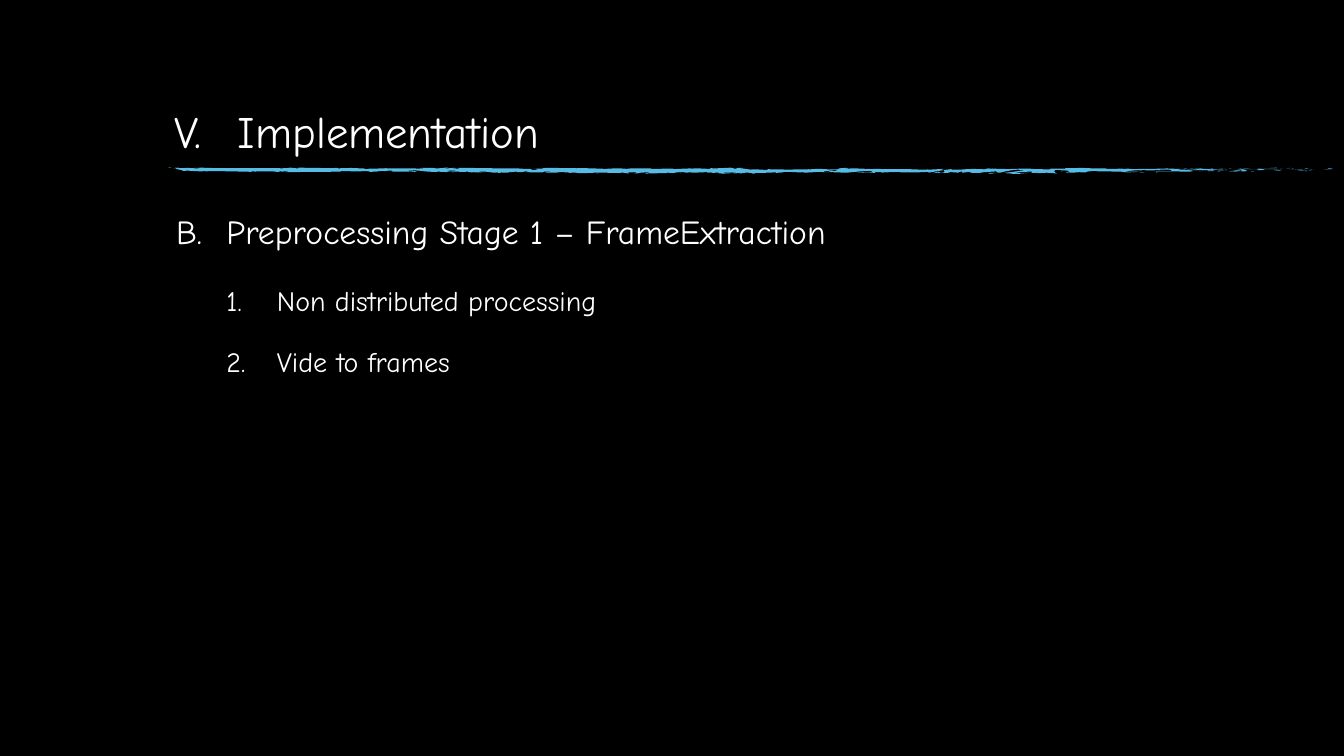
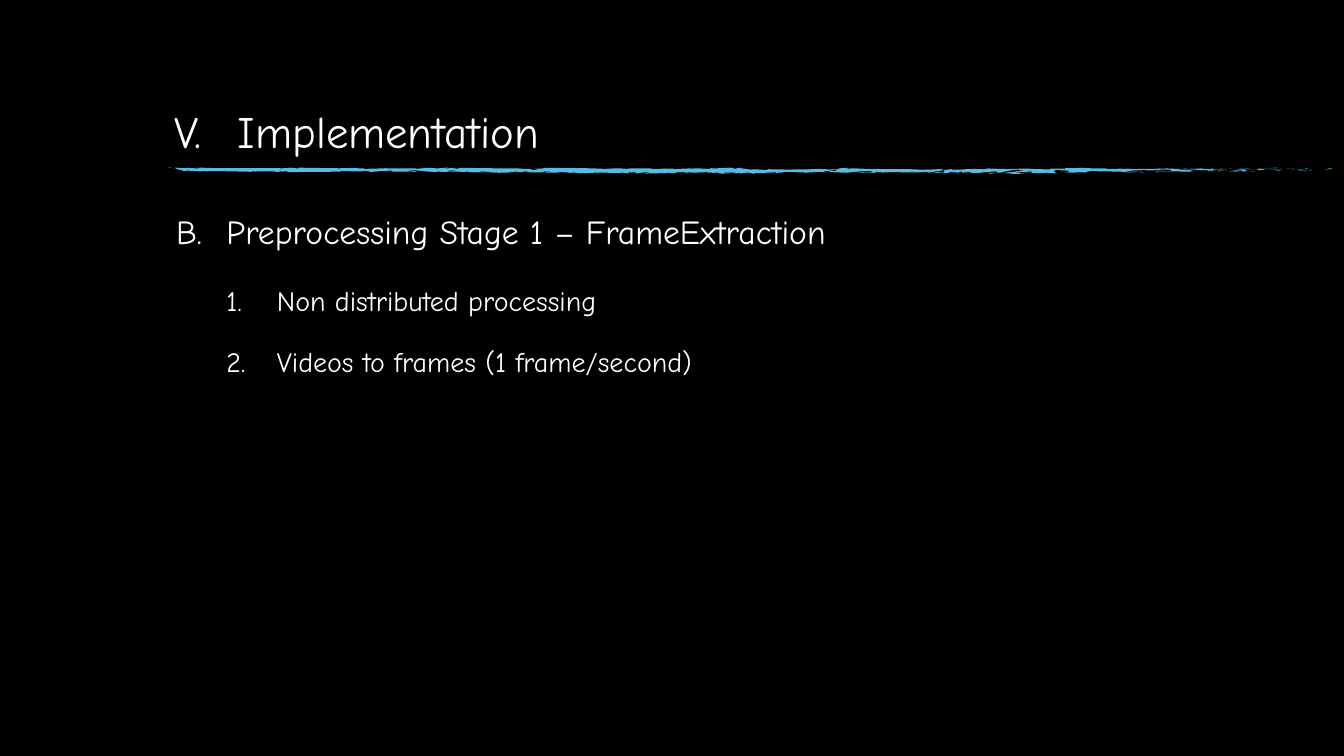
Before and after one commit to GatHors/ImageProcessing, a slide deck: slide 18 of Report & presentation/FinalReport_Gathors.pptm. Drawn at 1344x756 pixels with LibreOffice and Linux fonts; fonts in the diff are those of the drawing; background and template pictures are left out. Boxes give left, top, right and bottom in pixels: in the first picture for what was removed or moved away, otherwise in the second. Text is boxed around its words. In the diff, an @@ line names an element or a change of style, - is before the commit and + after.

```diff
--- a/Report & presentation/FinalReport_Gathors.pptm
+++ b/Report & presentation/FinalReport_Gathors.pptm
@@ text at box(277, 350, 692, 376): text changed @@
-  2. Vide to frames
+  2. Videos to frames (1 frame/second)
```
Also in this commit, not shown: 1 other slide changed.
